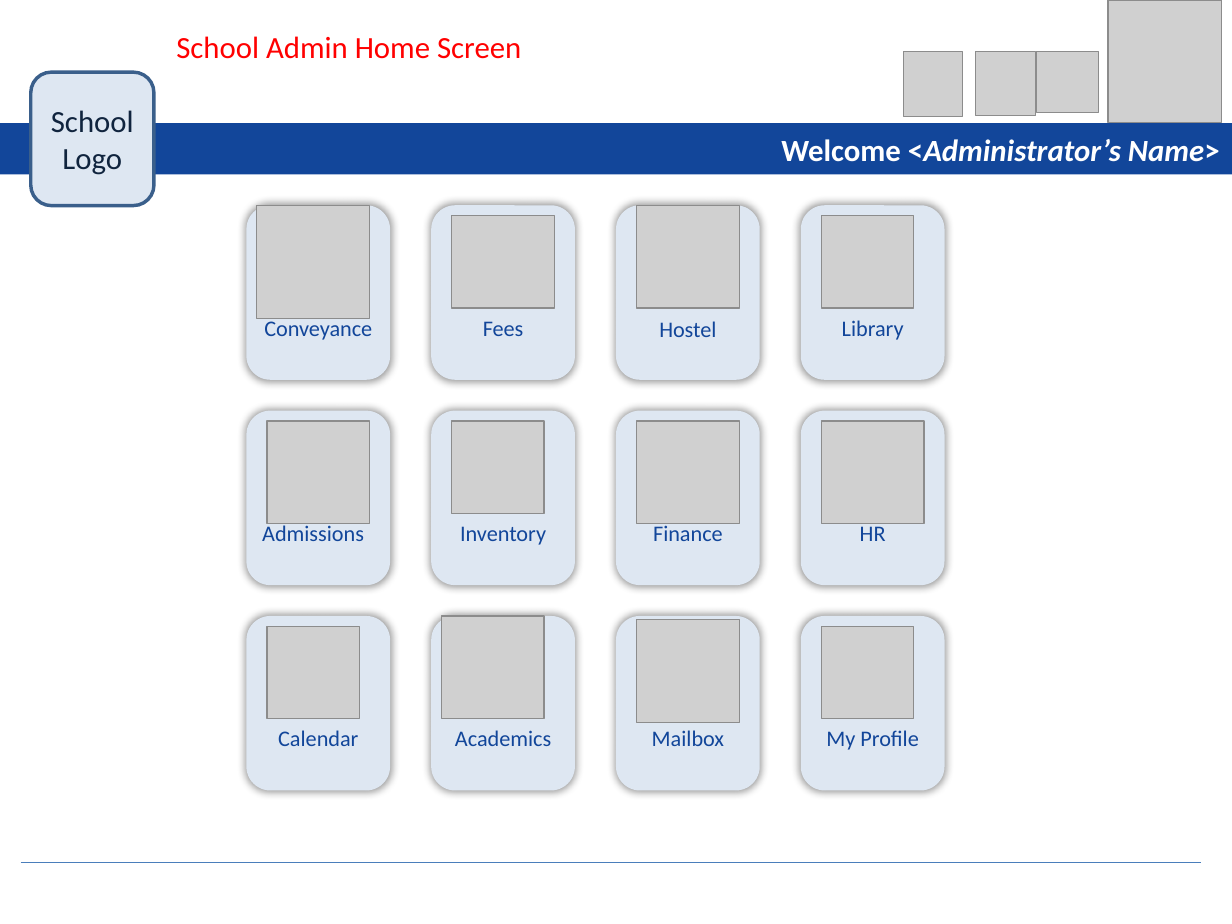
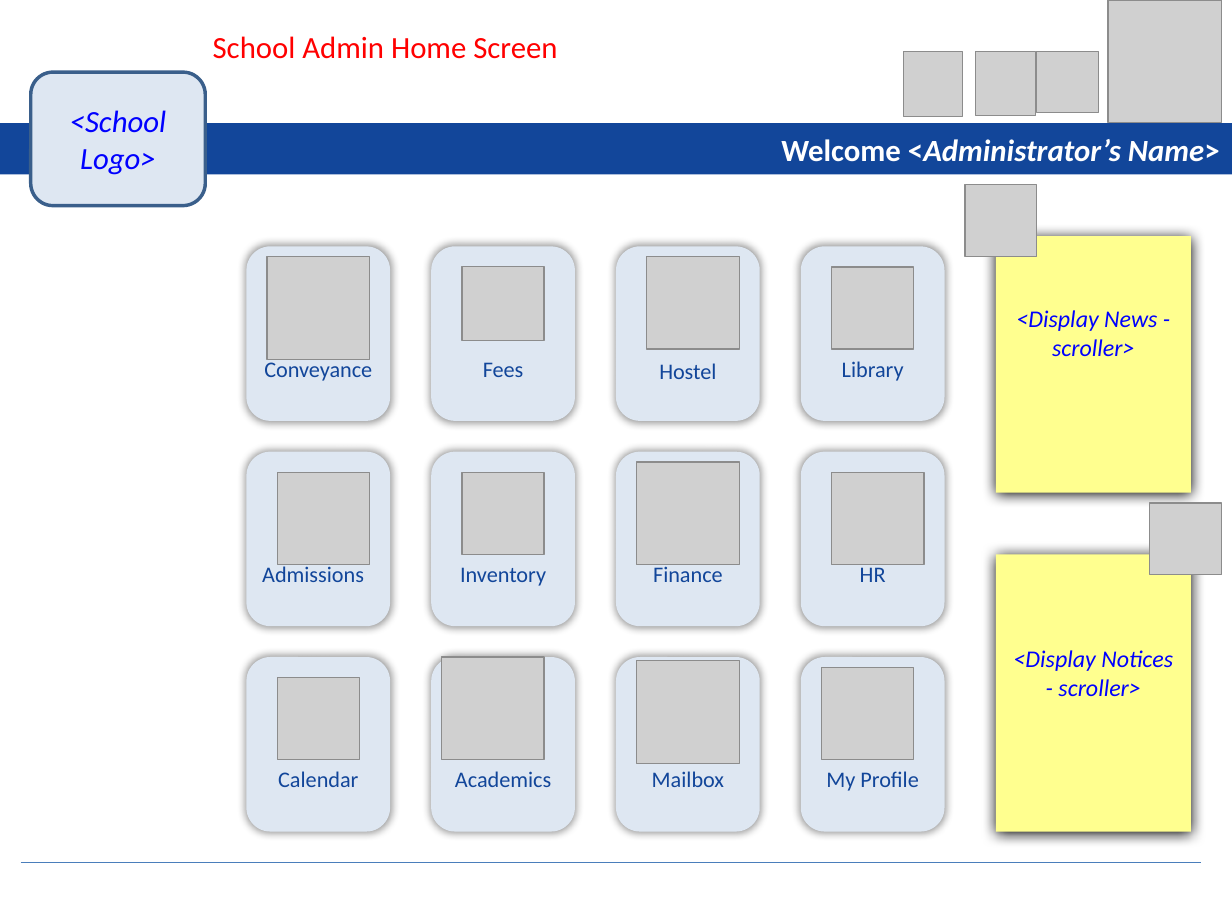
Before and after one commit to prashantking187/schoolerprepo, a slide deck: slide 5 of branches/Design/ERP Final.pptx. Drawn at 1232x924 pixels with LibreOffice and Linux fonts; fonts in the diff are those of the drawing; grey boxes stand for pictures. Boxes give left, top, right and bottom in pixels: in the first picture for what was removed or moved away, otherwise in the second. Text is boxed around its words. In the diff, an @@ line names an element or a change of style, - is before the commit and + after.

```diff
--- a/branches/Design/ERP Final.pptx
+++ b/branches/Design/ERP Final.pptx
@@ text "School Admin Home Screen": place and size @@
-text "School Admin Home Screen" at box(176, 36, 521, 59)
+text "School Admin Home Screen" at box(213, 36, 557, 59)
@@ rounded rectangle "<School Logo>": place and size @@
-rounded rectangle "<School Logo>" at box(31, 73, 154, 206)
+rounded rectangle "<School Logo>" at box(31, 73, 206, 206)
@@ text in rounded rectangle at box(70, 110, 167, 175): text changed; text colour #0F243E to #0000FF; italic on @@
-School Logo
+<School Logo>
@@ picture added at box(965, 185, 1036, 256) @@
@@ rectangle added at box(995, 237, 1190, 493), fill #FFFF8F @@
@@ picture: place and size @@
-picture at box(256, 206, 370, 319)
+picture at box(267, 256, 370, 359)
@@ picture: place and size @@
-picture at box(452, 216, 554, 308)
+picture at box(462, 267, 545, 341)
@@ picture: place and size @@
-picture at box(637, 206, 739, 308)
+picture at box(647, 256, 739, 349)
@@ picture: place and size @@
-picture at box(822, 216, 914, 308)
+picture at box(832, 267, 914, 350)
@@ text added at box(1016, 310, 1157, 356), 14 pt, text #0000FF, italic @@
+<Display News - scroller>
@@ picture: place and size @@
-picture at box(267, 421, 370, 524)
+picture at box(277, 472, 370, 564)
@@ picture: place and size @@
-picture at box(452, 421, 545, 514)
+picture at box(462, 472, 545, 554)
@@ 12 texts, 12 rounded rectangles, 4 pictures: place and size @@
-12 texts, 12 rounded rectangles, 4 pictures at box(246, 206, 945, 791)
+12 texts, 12 rounded rectangles, 4 pictures at box(246, 246, 945, 832)
@@ picture: place and size @@
-picture at box(822, 421, 924, 524)
+picture at box(832, 472, 924, 564)
@@ picture added at box(1149, 503, 1221, 574) @@
@@ rectangle added at box(995, 554, 1190, 832), fill #FFFF8F @@
@@ text added at box(1013, 650, 1173, 696), 14 pt, text #0000FF, italic @@
+<Display Notices - scroller>
@@ picture: place and size @@
-picture at box(267, 626, 360, 718)
+picture at box(277, 678, 360, 760)
```
